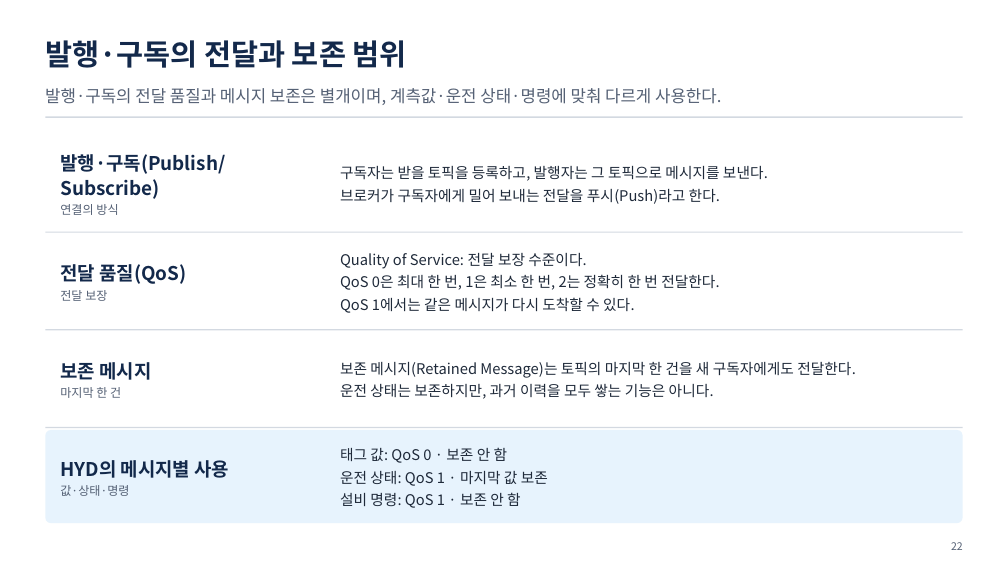
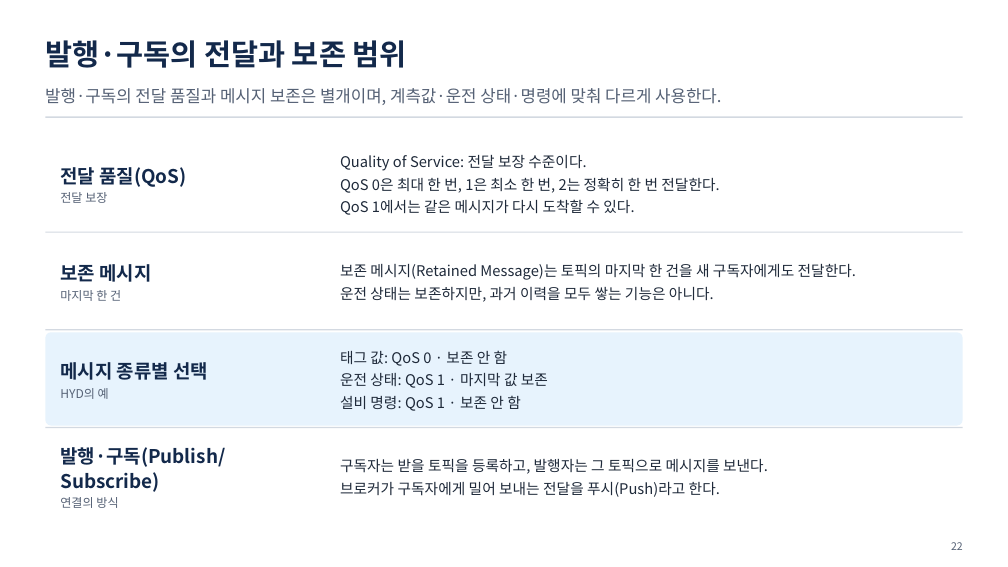
Before and after one commit to uengine-oss/hyd-iot-edu, a slide deck: slide 22 of 산출물/통합반/이론/01회차/통합반_01일차.pptx. Drawn at 1008x567 pixels with LibreOffice and Linux fonts; fonts in the diff are those of the drawing. Boxes give left, top, right and bottom in pixels: in the first picture for what was removed or moved away, otherwise in the second. Text is boxed around its words. In the diff, an @@ line names an element or a change of style, - is before the commit and + after.

```diff
--- a/산출물/통합반/이론/01회차/통합반_01일차.pptx
+++ b/산출물/통합반/이론/01회차/통합반_01일차.pptx
@@ 3 texts: place and size @@
-3 texts at <box>60,362,856,508</box>
+3 texts at <box>60,264,856,411</box>
@@ 2 texts, 1 rounded rectangle: place and size @@
-2 texts, 1 rounded rectangle at <box>45,253,963,523</box>
+2 texts, 1 rounded rectangle at <box>45,155,963,426</box>
@@ text at <box>60,362,208,399</box>: text changed @@
-HYD의 메시지별 사용
-값·상태·명령
+메시지 종류별 선택
+HYD의 예
@@ text "발행·구독(Publish/Subscribe)": place and size @@
-text "발행·구독(Publish/Subscribe)" at <box>60,154,225,215</box>
+text "발행·구독(Publish/Subscribe)" at <box>60,447,225,508</box>
@@ text "구독자는 받을 토픽을 등록하고, 발행자는 ...": place and size @@
-text "구독자는 받을 토픽을 등록하고, 발행자는 ..." at <box>340,166,768,204</box>
+text "구독자는 받을 토픽을 등록하고, 발행자는 ..." at <box>340,459,768,497</box>
```
Also in this commit, not shown: 17 other slides changed, 13 other files.
